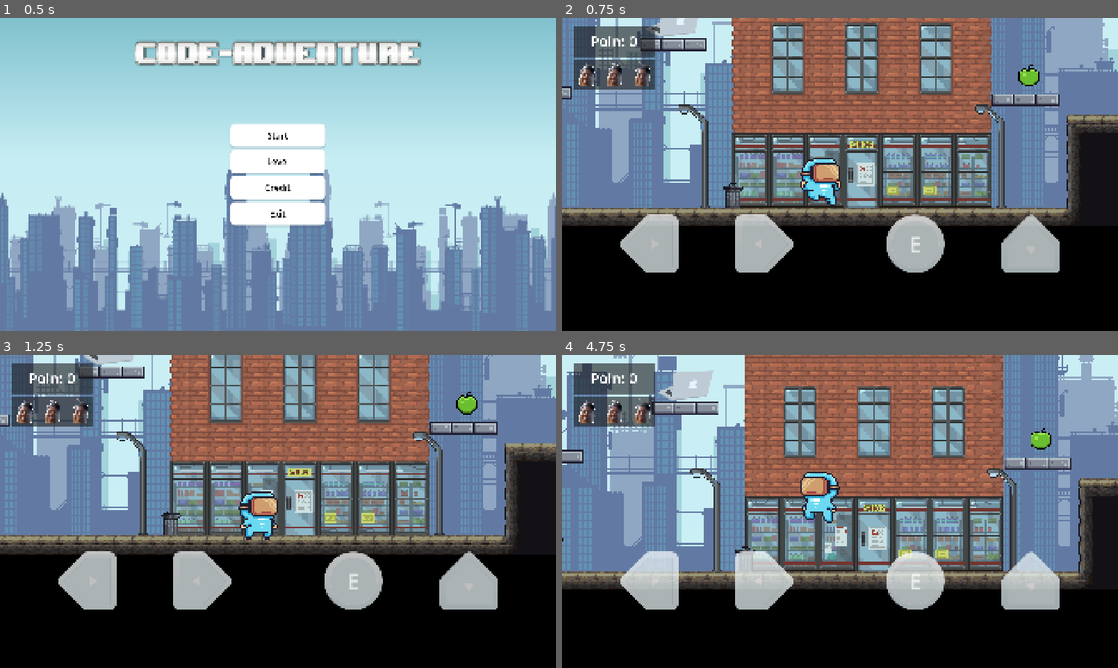
Above: before the commit, frames 1-4 (two rows, left to right).
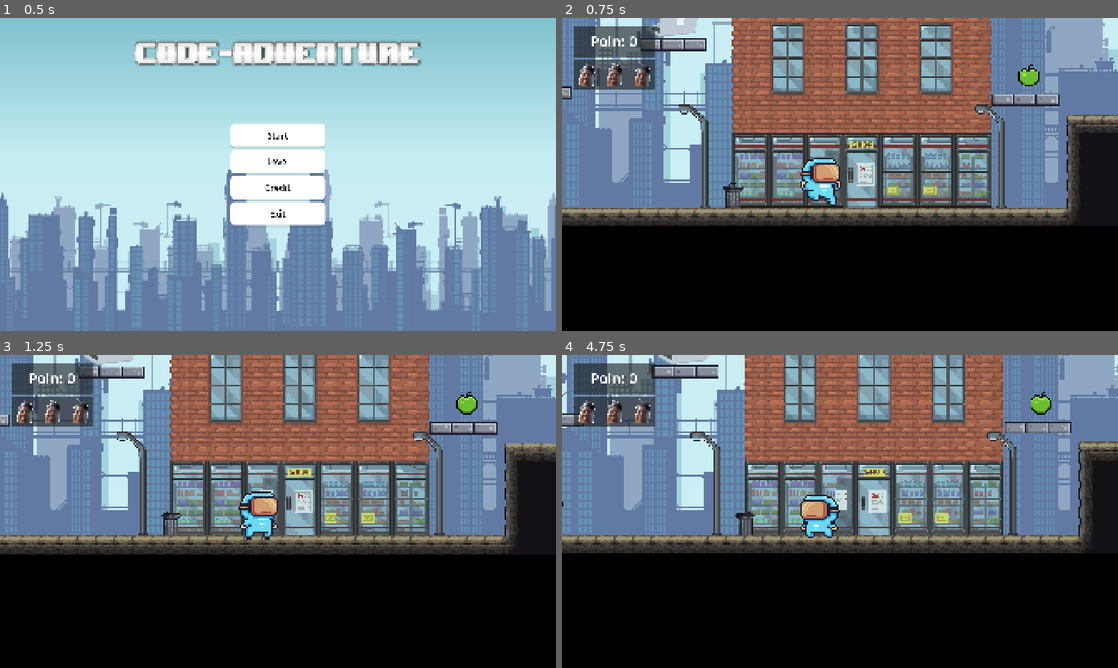
Above: after the commit, the same moments.

Repository: WanaRB/code-adventure
Game: Godot game, scene res://scenes/Tampilan/main_menu.tscn
The game is run twice, just before and just after one commit, with the same random seed, the same clock (stepped at 60 frames per second) and the same inputs. Sound files missing from this copy of the repository are replaced by a short silence.
Inputs (mouse positions are in pixels of both pictures, inside the frame that each line leads up to):
- Up to frame 1 (0.5 s): no input
- Up to frame 2 (0.75 s): click "Start" at 0.5 s
- Up to frame 3 (1.25 s): no input
- Up to frame 4 (4.75 s): move the mouse to (962, 495) at 1.27 s; hold E (interact) 1.28-2 s; click (962, 495) at 1.42 s; drag from (728, 527) to (1029, 401) at 2.02 s; move the mouse to (895, 442) at 2.77 s; tap A (kiri) at 2.85 s; click (895, 442) at 2.92 s; drag from (812, 574) to (656, 508) at 3.52 s; move the mouse to (1006, 558) at 4.27 s; hold E (interact) from 4.28 s (still down); click (1006, 558) at 4.42 s

Frame 1 is identical in both runs. In frame 2, 6.1% of the frame differs, in the area x 10-90%, y 62-82%; in frame 3, 6.2%; in frame 4, 45%, in the area x 0-100%, y 0-82%.

Commit message:
anjay lupa

Diff:
--- a/MobileControls.gd.gd
+++ b/MobileControls.gd.gd
@@ -33,7 +33,7 @@
 # ─── Lifecycle ────────────────────────────────────────────────────────────────
 func _ready():
 	# Hanya muncul di web mobile (Android/iOS) — tidak di laptop/PC
-	var is_mobile := true
+	var is_mobile := OS.has_feature("web_android") or OS.has_feature("web_ios")
 	#= (debug control) OS.has_feature("web_android") or OS.has_feature("web_ios")
 	if not is_mobile:
 		queue_free()
